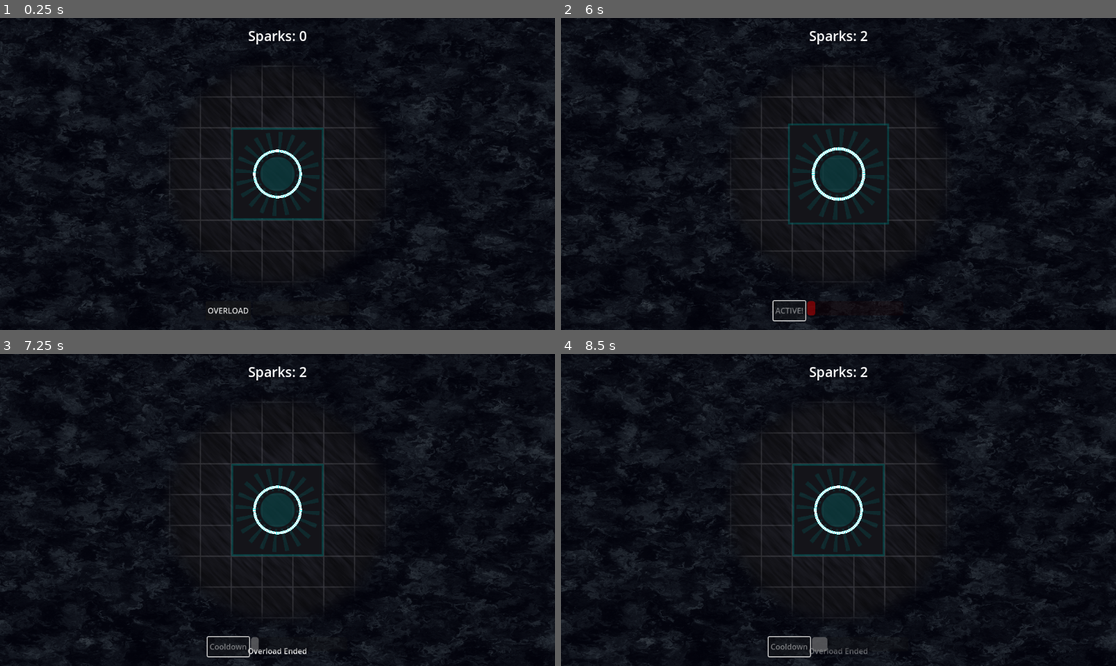
Above: before the commit, frames 1-4 (two rows, left to right).
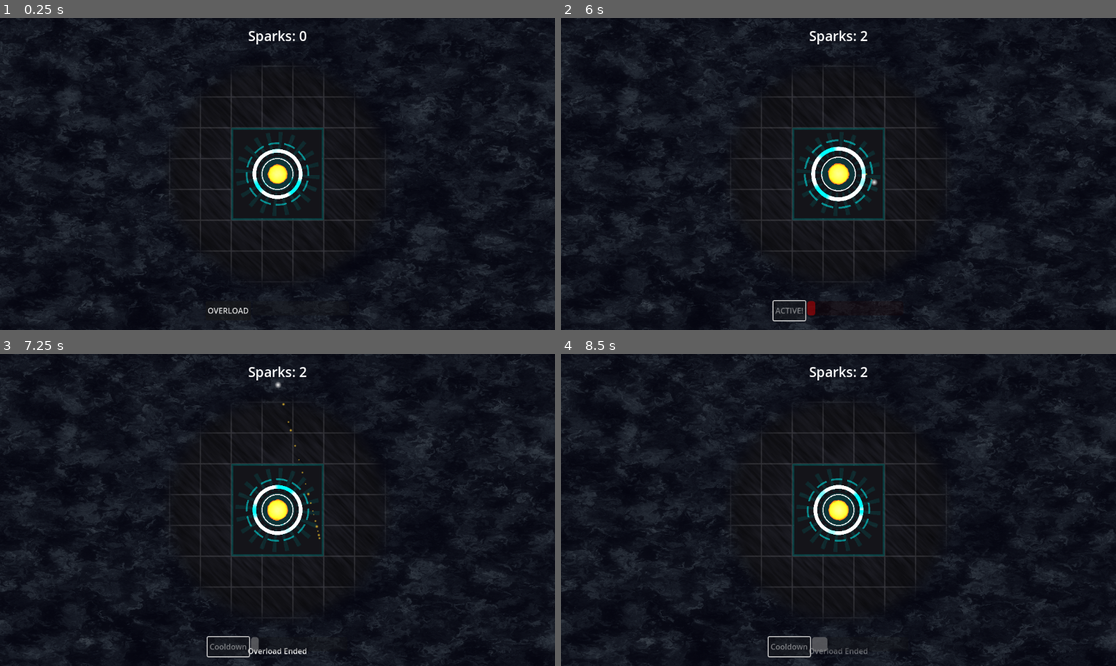
Above: after the commit, the same moments.

Repository: VexingVoxel/prismatica
Game: Godot game, scene res://game/scenes/main.tscn
Same seed, same stepped clock (60 frames per second), same inputs: the game is played once before the commit and once after it.
Inputs (mouse positions are in pixels of both pictures, inside the frame that each line leads up to):
- Up to frame 1 (0.25 s): no input
- Up to frame 2 (6 s): tap Enter at 0.5 s; move the mouse to (960, 158) at 0.52 s; click (960, 158) at 0.67 s; click "OVERLOAD" at 1.25 s; move the mouse to (727, 189) at 2.02 s; click (727, 189) at 2.17 s; move the mouse to (894, 105) at 2.77 s; click (894, 105) at 2.92 s; move the mouse to (810, 236) at 3.52 s; click (810, 236) at 3.67 s; tap Space at 4.25 s; move the mouse to (1005, 220) at 4.27 s; click (1005, 220) at 4.42 s; move the mouse to (672, 127) at 5.02 s; click (672, 127) at 5.17 s; move the mouse to (866, 174) at 5.77 s; click (866, 174) at 5.92 s
- Up to frame 3 (7.25 s): move the mouse to (194, 432) at 6.52 s; click (194, 432) at 6.67 s
- Up to frame 4 (8.5 s): tap Enter at 7.25 s; move the mouse to (960, 494) at 7.27 s; click (960, 494) at 7.42 s; move the mouse to (727, 525) at 8.02 s; click (727, 525) at 8.17 s

The runs differ from the first frame. In frame 1, 0.7% of the frame differs, in the area x 44-56%, y 39-61%; in frame 2, 1.8%, in the area x 40-60%, y 33-67%; in frame 3, 0.8%; in frame 4, 0.7%.

Commit message:
feat(visuals): Finalize Core Reactor and Spark FX
Completes the V0.3 visual overhaul.

- **Core Reactor:** Replaced the simple ring with a complex, multi-layered 'Singularity Reactor'.
  - Includes 'reactor_floor.gdshader' (Socket), 'segmented_ring.gdshader' (Gyro), and 'singularity_orb.gdshader' (Plasma Center).
  - Animated rotation and pulsing.
- **Spark VFX:**
  - Updated 'VFXManager' to spawn 'Harvest Sparks' that fly from the Core to the HUD.
  - Added a 'Sizzle Trail' (CPUParticles2D) to the flying sparks for energy feel.
  - Fixed coordinate space mapping (World -> Screen) using a temporary CanvasLayer.
  - Tuned colors to Bright Gold/White.
- **Polish:**
  - Enabled Bloom (0.5) and Linear Tonemapping for proper neon glow.
  - Tuned Floor Shader brightness and contrast.
  - Fixed 'Pink Spark' issue by using a generated GradientTexture2D instead of PlaceholderTexture2D.

Diff:
--- /dev/null
+++ b/godot/assets/shaders/segmented_ring.gdshader
@@ -0,0 +1,29 @@
+shader_type canvas_item;
+
+uniform vec4 ring_color : source_color = vec4(0.0, 2.0, 2.0, 1.0); // HDR Cyan
+uniform int segments = 12;
+uniform float gap_size : hint_range(0.0, 1.0) = 0.2;
+uniform float speed = 0.5;
+
+void fragment() {
+    vec2 uv = UV;
+
+    // Assume Line2D with UV.x along length, UV.y across width
+    // UV.x goes 0..1 (or more if tiled).
+    // We want segments along the length.
+
+    float segment_pos = fract(uv.x * float(segments) + TIME * speed);
+
+    // Gap Logic
+    // If segment_pos < gap_size, discard or alpha 0
+    float alpha = step(gap_size, segment_pos);
+
+    // Edge Fade (Width)
+    float width_alpha = 1.0 - abs(uv.y - 0.5) * 2.0;
+    width_alpha = smoothstep(0.0, 0.2, width_alpha);
+
+    vec4 final_color = ring_color;
+    final_color.a *= alpha * width_alpha;
+
+    COLOR = final_color;
+}
--- /dev/null
+++ b/godot/assets/shaders/singularity_orb.gdshader
@@ -0,0 +1,53 @@
+shader_type canvas_item;
+
+uniform vec4 core_color : source_color = vec4(4.0, 2.0, 0.5, 1.0); // HDR Amber
+uniform vec4 edge_color : source_color = vec4(4.0, 1.0, 0.0, 1.0); // Red-Orange
+uniform float turbulence_speed = 1.0;
+
+// Simple Hash
+float hash(vec2 p) {
+    p = fract(p * vec2(123.34, 456.21));
+    p += dot(p, p + 45.32);
+    return fract(p.x * p.y);
+}
+
+// 2D Noise
+float noise(vec2 p) {
+    vec2 i = floor(p);
+    vec2 f = fract(p);
+    f = f * f * (3.0 - 2.0 * f);
+    float res = mix(mix(hash(i + vec2(0, 0)), hash(i + vec2(1, 0)), f.x),
+                    mix(hash(i + vec2(0, 1)), hash(i + vec2(1, 1)), f.x), f.y);
+    return res;
+}
+
+void fragment() {
+    vec2 uv = UV - 0.5;
+    float dist = length(uv) * 2.0; // 0..1 edge
+
+    // Noise Animation
+    float time = TIME * turbulence_speed;
+    float n = noise(uv * 10.0 + time);
+    float n2 = noise(uv * 20.0 - time * 1.5);
+
+    // Combine Noise
+    float turb = (n + n2) * 0.5;
+
+    // Edge Glow / Softness
+    // 1.0 at center, 0.0 at edge
+    float glow = 1.0 - smoothstep(0.0, 1.0, dist);
+
+    // Turbulent Edge
+    // Distort the distance field with noise
+    float distorted_dist = dist + (turb * 0.1);
+    float orb_mask = 1.0 - smoothstep(0.8, 0.9, distorted_dist);
+
+    // Color Gradient
+    // Center is Core Color, Edge is Edge Color
+    vec4 final_color = mix(edge_color, core_color, glow + (turb * 0.2));
+
+    // Apply Mask
+    final_color.a *= orb_mask;
+
+    COLOR = final_color;
+}
--- a/godot/game/scenes/main.tscn
+++ b/godot/game/scenes/main.tscn
@@ -14,10 +14,12 @@
 glow_levels/1 = 1.0
 glow_levels/2 = 1.0
 glow_levels/3 = 0.6
+glow_levels/4 = 0.6
 glow_levels/5 = 0.4
+glow_intensity = 1.5
 glow_bloom = 0.5
-glow_blend_mode = 1
-glow_hdr_threshold = 0.8
+glow_blend_mode = 0
+glow_hdr_threshold = 0.9
 glow_hdr_scale = 1.5
 
 [sub_resource type="ShaderMaterial" id="ShaderMaterial_plasma"]
--- a/godot/game/scripts/vfx/vfx_manager.gd
+++ b/godot/game/scripts/vfx/vfx_manager.gd
@@ -1,18 +1,25 @@
 class_name VFXManagerClass extends Node
 
-## VFXManager
-##
-## Responsibility: Manages visual effects (particles) and acts as the
-## 2D-to-3D bridge for the Core Audio system.
-##
-## Architecture: Autoload (Singleton)
+var _spark_texture: GradientTexture2D
 
 # ------------------------------------------------------------------------------
 # Initialization
 # ------------------------------------------------------------------------------
 
 func _ready() -> void:
+	_init_resources()
 	_connect_signals()
+
+func _init_resources() -> void:
+	_spark_texture = GradientTexture2D.new()
+	_spark_texture.fill = GradientTexture2D.FILL_RADIAL
+	_spark_texture.fill_from = Vector2(0.5, 0.5)
+	_spark_texture.fill_to = Vector2(0.5, 0.0)
+	_spark_texture.width = 16
+	_spark_texture.height = 16
+	var grad = Gradient.new()
+	grad.colors = PackedColorArray([Color.WHITE, Color(1, 1, 1, 0)])
+	_spark_texture.gradient = grad
 
 func _connect_signals() -> void:
 	# Listen for gameplay events that need audio feedback
@@ -33,10 +40,69 @@
 
 func _on_core_clicked(position: Vector2) -> void:
 	# 1. Visuals: Spawn click burst
-	_spawn_particles(position, Color.WHITE, 16, 0.5, 200.0)
+	_spawn_particles(position, Color(4.0, 3.5, 1.0), 16, 0.5, 200.0)
+	# 2. Visuals: Fly to HUD (Single significant spark)
+	spawn_currency_flight(position, 1)
 
-	# 2. Audio: Play click sound
+	# 3. Audio: Play click sound
 	play_sfx_2d("sfx_core_click", position)
+
+# ...
+
+func spawn_currency_flight(start_pos: Vector2, amount: int) -> void:
+	var viewport = get_viewport()
+	var screen_size = viewport.get_visible_rect().size
+
+	# 1. Calculate Positions in Screen Space (HUD)
+	var transform = viewport.canvas_transform
+	var start_screen_pos = transform * start_pos
+	var target_screen_pos = Vector2(screen_size.x / 2.0, 60.0) # Top Center
+
+	# 2. Find a valid parent (CanvasLayer)
+	# Try to find the HUD layer, or create a temporary one if needed
+	# For simplicity in this POC, we'll create a temporary CanvasLayer for this burst
+	# (Optimisation: Pool this layer)
+	var vfx_layer = CanvasLayer.new()
+	vfx_layer.layer = 100 # High layer
+	get_tree().current_scene.add_child(vfx_layer)
+
+	# Auto-cleanup layer after animation
+	var total_duration = 1.5
+	get_tree().create_timer(total_duration).timeout.connect(vfx_layer.queue_free)
+
+	for i in range(amount):
+		var sprite = Sprite2D.new()
+		sprite.texture = _spark_texture
+		sprite.scale = Vector2(1.0, 1.0) # 16px
+		sprite.position = start_screen_pos
+		# No Z-Index needed, Layer 100 handles it
+		vfx_layer.add_child(sprite)
+
+		# Add Sizzle Trail
+		var trail = CPUParticles2D.new()
+		trail.amount = 16
+		trail.lifetime = 0.5
+		trail.local_coords = false
+		trail.texture = _spark_texture
+		trail.scale_amount_min = 0.2
+		trail.scale_amount_max = 0.5
+		trail.color = Color(1.0, 0.8, 0.2) # Gold Sizzle
+		trail.gravity = Vector2(0, 100)
+		trail.emitting = true
+		sprite.add_child(trail)
+
+		var duration = randf_range(0.8, 1.2)
+		var spread = Vector2(randf_range(-32, 32), randf_range(-32, 32))
+
+		var tween = vfx_layer.create_tween() # Bound to layer
+
+		# Burst out (Screen Space spread)
+		tween.tween_property(sprite, "position", start_screen_pos + spread, 0.2).set_trans(Tween.TRANS_CUBIC).set_ease(Tween.EASE_OUT)
+
+		# Fly to target
+		tween.tween_property(sprite, "position", target_screen_pos, duration).set_trans(Tween.TRANS_BACK).set_ease(Tween.EASE_IN).set_delay(0.05)
+
+		# No shrink, just vanish on queue_free (persists until layer cleanup)
 
 # ------------------------------------------------------------------------------
 # Internal Helpers
@@ -56,6 +122,7 @@
 	parts.scale_amount_min = 2.0
 	parts.scale_amount_max = 4.0
 	parts.color = color
+	parts.z_index = 200 # Render above everything
 
 	# Add to scene tree - ideally to a specific layer, but we'll add to self (VFXManager is a Node)
 	# Wait, VFXManager is an Autoload (Node). If we add child to it, where does it render?
--- a/godot/game/scripts/views/grid_view.gd
+++ b/godot/game/scripts/views/grid_view.gd
@@ -127,54 +127,97 @@
 # ------------------------------------------------------------------------------
 
 func _draw_core_visual() -> void:
-	# Draw the Core Circle
+	# Draw the Core Reactor
 	core_visual.z_index = 10 # Draw on top
 
-	# 1. Reactor Floor (Background)
+	# 1. Reactor Floor (Socket)
 	var floor_rect = ColorRect.new()
 	floor_rect.size = Vector2(192, 192)
 	floor_rect.position = Vector2(-96, -96)
 	floor_rect.mouse_filter = Control.MOUSE_FILTER_IGNORE
+	floor_rect.z_index = -5 # Draw behind core rings but above grid? Or same layer.
 
 	var floor_mat = ShaderMaterial.new()
 	floor_mat.shader = preload("res://assets/shaders/reactor_floor.gdshader")
 	floor_rect.material = floor_mat
 
-	core_visual.add_child(floor_rect)
-
-	# 2. Core Geometry
-	var poly: Polygon2D = Polygon2D.new()
-	var points: PackedVector2Array = PackedVector2Array()
-	var segments: int = 32
-	var radius: float = 48.0
-	for i in range(segments):
-		var angle: float = (TAU / segments) * i
-		points.append(Vector2(cos(angle), sin(angle)) * radius)
-
-	poly.polygon = points
-	poly.color = Color.WHITE
-
-	var line: Line2D = Line2D.new()
-	line.points = points
-	line.add_point(points[0]) # Close loop
-	line.width = 6.0
-	line.default_color = Color.WHITE
-
-	# Energy Flow Shader
-	var shader = preload("res://assets/shaders/energy_flow.gdshader")
-	var material = ShaderMaterial.new()
-	material.shader = shader
-	material.set_shader_parameter("base_color", Color(4.0, 4.0, 4.0)) # HDR White
-	material.set_shader_parameter("flow_color", Color(0.0, 2.0, 2.0)) # HDR Cyan
-	material.set_shader_parameter("speed", 3.0)
-	material.set_shader_parameter("turbulence", 10.0)
-	line.material = material
-
-	# REQUIRED: Texture for UV mapping on Line2D
-	line.texture_mode = Line2D.LINE_TEXTURE_TILE
-	line.texture = PlaceholderTexture2D.new()
-
-	core_visual.add_child(line)
+	add_child(floor_rect) # Add to GridView directly, not core_visual, to avoid pulsing
+
+	# Helper to create rings
+	var create_ring = func(radius: float, width: float, color: Color, shader_path: String, params: Dictionary) -> Line2D:
+		var line = Line2D.new()
+		var points = PackedVector2Array()
+		var segments = 64
+		for i in range(segments + 1): # +1 to close loop smoothly
+			var angle = (TAU / segments) * i
+			points.append(Vector2(cos(angle), sin(angle)) * radius)
+		line.points = points
+		line.width = width
+		line.default_color = color
+		# Use STRETCH to ensure UV.x goes 0..1 around the full circle
+		line.texture_mode = Line2D.LINE_TEXTURE_STRETCH
+		line.texture = PlaceholderTexture2D.new()
+
+		var mat = ShaderMaterial.new()
+		mat.shader = load(shader_path)
+		for k in params:
+			mat.set_shader_parameter(k, params[k])
+		line.material = mat
+
+		core_visual.add_child(line)
+		return line
+
+	# 2. Outer Ring (Gyro - Slow Segmented)
+	var outer_ring = create_ring.call(64.0, 4.0, Color.CYAN, "res://assets/shaders/segmented_ring.gdshader", {
+		"ring_color": Color(0.0, 1.0, 1.0, 0.5), # Dimmer
+		"segments": 12,
+		"gap_size": 0.3,
+		"speed": 0.1
+	})
+	# Rotate Outer
+	var t_out = create_tween().set_loops()
+	t_out.tween_property(outer_ring, "rotation", TAU, 20.0).as_relative() # Slow Spin
+
+	# 3. Primary Ring (Energy Flow - Static Geometry, Scrolling Texture)
+	create_ring.call(48.0, 8.0, Color.WHITE, "res://assets/shaders/energy_flow.gdshader", {
+		"base_color": Color(4.0, 4.0, 4.0),
+		"flow_color": Color(0.0, 2.0, 2.0),
+		"speed": 2.0,
+		"turbulence": 5.0
+	})
+
+	# 4. Inner Ring (Gyro - Fast Energy)
+	var inner_ring = create_ring.call(32.0, 2.0, Color.WHITE, "res://assets/shaders/energy_flow.gdshader", {
+		"base_color": Color(8.0, 8.0, 8.0), # Very bright
+		"flow_color": Color(0.0, 1.0, 1.0),
+		"speed": 5.0,
+		"turbulence": 2.0
+	})
+	# Rotate Inner (Counter-Clockwise)
+	var t_in = create_tween().set_loops()
+	t_in.tween_property(inner_ring, "rotation", -TAU, 4.0).as_relative()
+
+	# 5. Singularity Orb (Center)
+	var orb = ColorRect.new()
+	var orb_size = 48.0
+	orb.size = Vector2(orb_size, orb_size)
+	orb.position = Vector2(-orb_size/2, -orb_size/2)
+	orb.mouse_filter = Control.MOUSE_FILTER_IGNORE
+
+	var orb_mat = ShaderMaterial.new()
+	orb_mat.shader = preload("res://assets/shaders/singularity_orb.gdshader")
+	orb_mat.set_shader_parameter("core_color", Color(4.0, 2.0, 0.5, 1.0)) # Amber
+	orb_mat.set_shader_parameter("edge_color", Color(4.0, 0.5, 0.0, 1.0)) # Red
+	orb.material = orb_mat
+
+	core_visual.add_child(orb)
+
+	# Pulse Orb
+	var t_orb = create_tween().set_loops()
+	t_orb.tween_property(orb, "scale", Vector2(1.1, 1.1), 1.0).set_trans(Tween.TRANS_SINE)
+	t_orb.tween_property(orb, "scale", Vector2(1.0, 1.0), 1.0).set_trans(Tween.TRANS_SINE)
+	# Adjust pivot for scale to work from center
+	orb.pivot_offset = Vector2(orb_size/2, orb_size/2)
 
 func _spawn_shape_visual(coords: Vector2i, type: String, level: int = 1) -> void:
 	if _visuals.has(coords):
